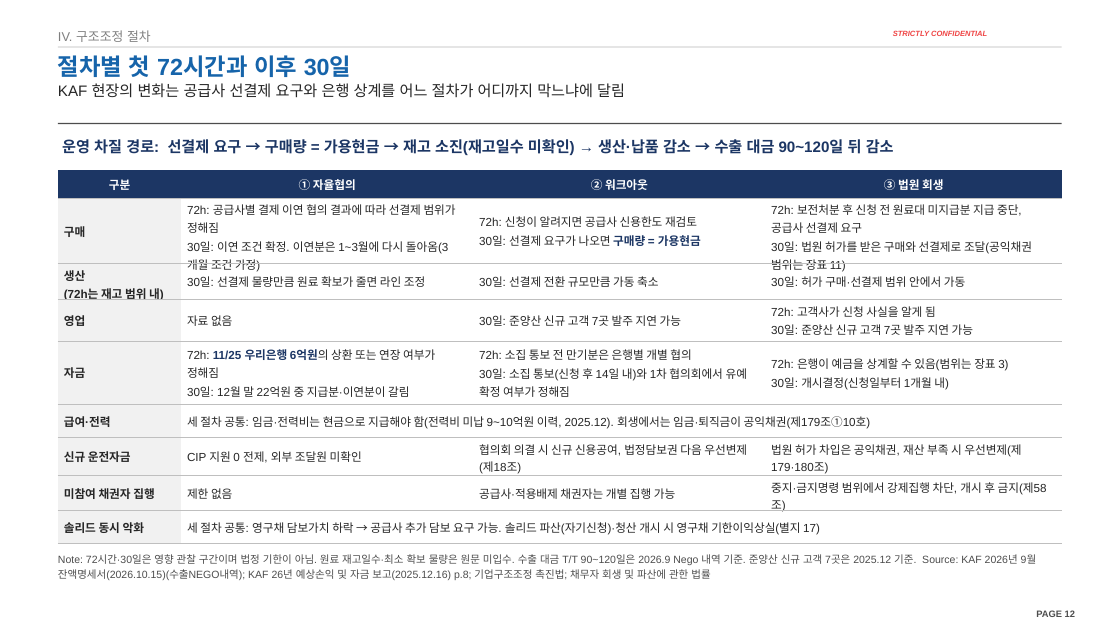
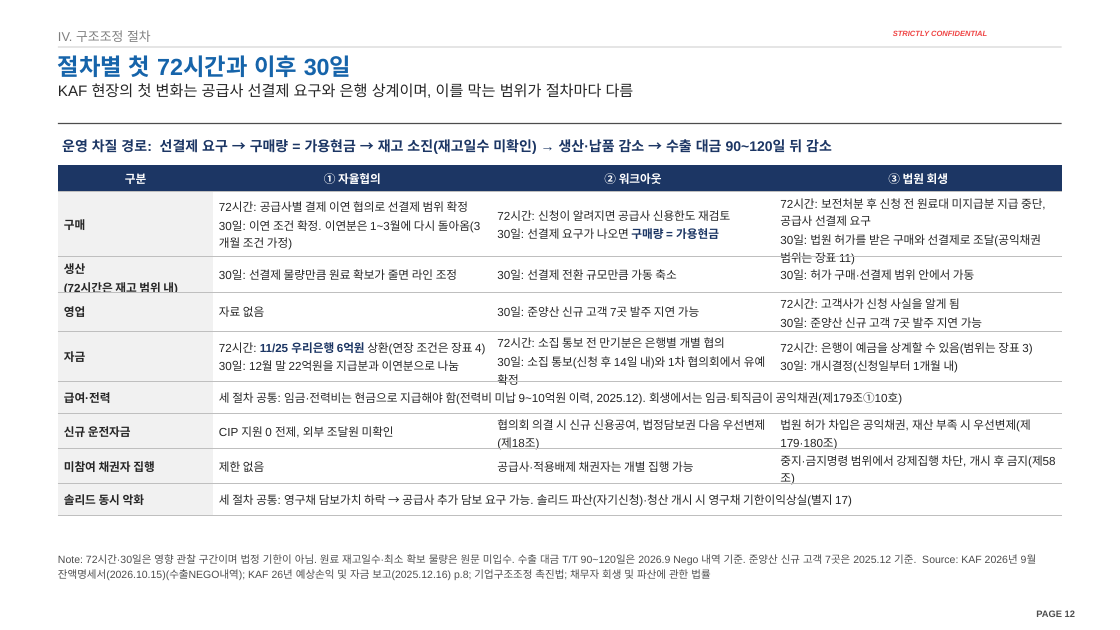
Before and after one commit to jogyesung/GS-Secretary, a slide deck: slide 12 of outputs/CIP_KAF_솔리드_자금조달차질_시나리오_20261118.pptx. Drawn at 1120x630 pixels with LibreOffice and Linux fonts; fonts in the diff are those of the drawing; background and template pictures are left out. Boxes give left, top, right and bottom in pixels: in the first picture for what was removed or moved away, otherwise in the second. Text is boxed around its words. In the diff, an @@ line names an element or a change of style, - is before the commit and + after.

```diff
--- a/outputs/CIP_KAF_솔리드_자금조달차질_시나리오_20261118.pptx
+++ b/outputs/CIP_KAF_솔리드_자금조달차질_시나리오_20261118.pptx
@@ text at bbox=[58, 83, 634, 98]: text changed @@
-KAF 현장의 변화는 공급사 선결제 요구와 은행 상계를 어느 절차가 어디까지 막느냐에 달림
+KAF 현장의 첫 변화는 공급사 선결제 요구와 은행 상계이며, 이를 막는 범위가 절차마다 다름
@@ text "운영 차질 경로: 선결제 요구 ..." at bbox=[62, 139, 832, 154]: size 13 to 12 pt @@
@@ table at bbox=[58, 165, 1062, 511] @@
-row 2: 구매 | 72h: 공급사별 결제 이연 협의 결과에 따라 선결제 범위가 정해짐 / 30일: 이연 조건 확정. 이연분은 1~3월에 다시 돌아옴(3개월 조건 가정) | 72h: 신청이 알려지면 공급사 신용한도 재검토 / 30일: 선결제 요구가 나오면 구매량 = 가용현금 | 72h: 보전처분 후 신청 전 원료대 미지급분 지급 중단, 공급사 선결제 요구 / 30일: 법원 허가를 받은 구매와 선결제로 조달(공익채권 범위는 장표 11)
+row 2: 구매 | 72시간: 공급사별 결제 이연 협의로 선결제 범위 확정 / 30일: 이연 조건 확정. 이연분은 1~3월에 다시 돌아옴(3개월 조건 가정) | 72시간: 신청이 알려지면 공급사 신용한도 재검토 / 30일: 선결제 요구가 나오면 구매량 = 가용현금 | 72시간: 보전처분 후 신청 전 원료대 미지급분 지급 중단, 공급사 선결제 요구 / 30일: 법원 허가를 받은 구매와 선결제로 조달(공익채권 범위는 장표 11)
-row 3, column 1: 생산 / (72h는 재고 범위 내)
+row 3, column 1: 생산 / (72시간은 재고 범위 내)
-row 4, column 4: 72h: 고객사가 신청 사실을 알게 됨 / 30일: 준양산 신규 고객 7곳 발주 지연 가능
+row 4, column 4: 72시간: 고객사가 신청 사실을 알게 됨 / 30일: 준양산 신규 고객 7곳 발주 지연 가능
-row 5: 자금 | 72h: 11/25 우리은행 6억원의 상환 또는 연장 여부가 정해짐 / 30일: 12월 말 22억원 중 지급분·이연분이 갈림 | 72h: 소집 통보 전 만기분은 은행별 개별 협의 / 30일: 소집 통보(신청 후 14일 내)와 1차 협의회에서 유예 확정 여부가 정해짐 | 72h: 은행이 예금을 상계할 수 있음(범위는 장표 3) / 30일: 개시결정(신청일부터 1개월 내)
+row 5: 자금 | 72시간: 11/25 우리은행 6억원 상환(연장 조건은 장표 4) / 30일: 12월 말 22억원을 지급분과 이연분으로 나눔 | 72시간: 소집 통보 전 만기분은 은행별 개별 협의 / 30일: 소집 통보(신청 후 14일 내)와 1차 협의회에서 유예 확정 | 72시간: 은행이 예금을 상계할 수 있음(범위는 장표 3) / 30일: 개시결정(신청일부터 1개월 내)
@@ table: place and size @@
-table at bbox=[58, 170, 1063, 539]
+table at bbox=[58, 165, 1062, 511]
```
Also in this commit, not shown: 24 other slides changed, 1 other file.
